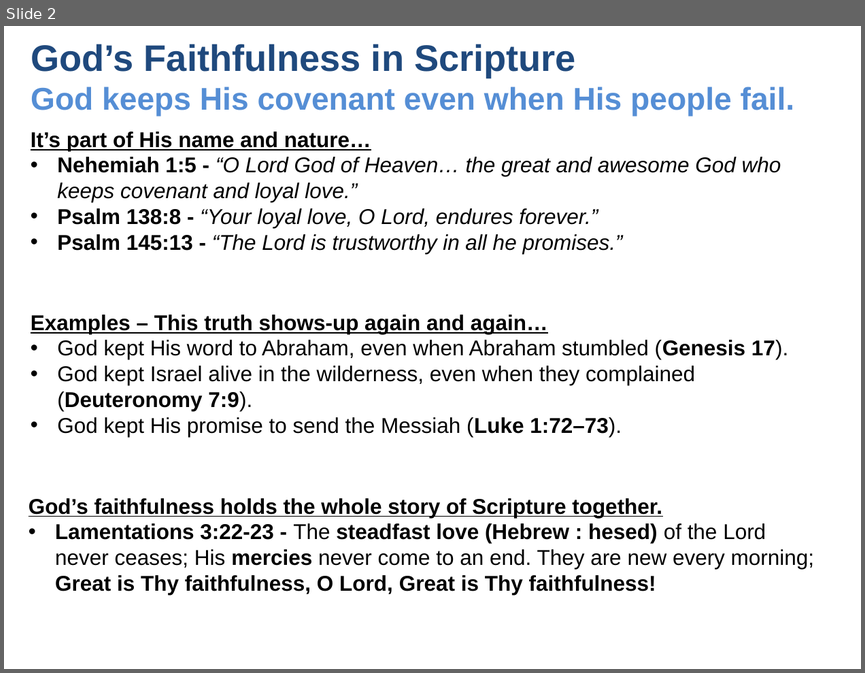
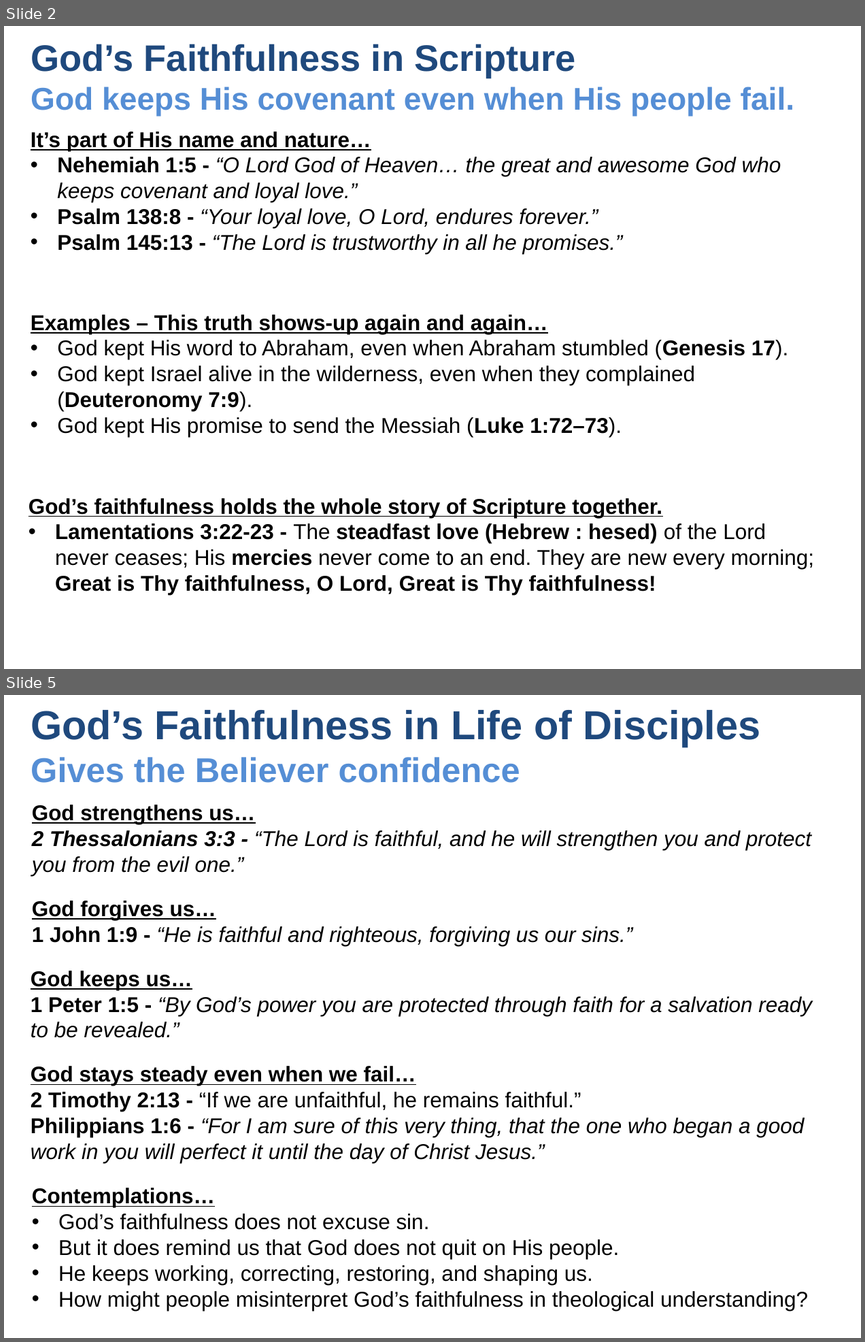
Before and after one commit to UsefulEngines/EvangelismPublic, a slide deck: 2025-Q4/Promises10/2025-12-14-Promises10.pptx. Shown one above the other, each under a label of ours: slide 2 before the commit, slides 2 and 5 after it; the slides between them are not shown. The pictures are 865x673 and 865x1342 pixels, drawn with LibreOffice and Linux fonts; fonts in the diff are those of the drawing. Boxes give left, top, right and bottom in pixels: in the first picture for what was removed or moved away, otherwise in the second. Text is boxed around its words. In the diff, an @@ line names an element or a change of style, - is before the commit and + after.

```diff
--- a/2025-Q4/Promises10/2025-12-14-Promises10.pptx
+++ b/2025-Q4/Promises10/2025-12-14-Promises10.pptx
@@ slide 5 added at (4, 695, 861, 1338), background #FFFFFF @@
@@ text added at (31, 710, 761, 783), 34 pt, text #1F497D, bold @@
+God’s Faithfulness in Life of Disciples
+Gives the Believer confidence
@@ text added at (32, 804, 811, 876), 18 pt, text #000000, italic @@
+God strengthens us…
+2 Thessalonians 3:3 - “The Lord is faithful, and he will strengthen you and protect you from the evil one.”
@@ text added at (32, 900, 632, 946), 18 pt, text #000000, italic @@
+God forgives us…
+1 John 1:9 - “He is faithful and righteous, forgiving us our sins.”
@@ text added at (31, 970, 812, 1038), 18 pt, text #000000, italic @@
+God keeps us…
+1 Peter 1:5 - “By God’s power you are protected through faith for a salvation ready to be revealed.”
@@ text added at (31, 1066, 804, 1163), 18 pt, text #000000, italic @@
+God stays steady even when we fail…
+2 Timothy 2:13 - “If we are unfaithful, he remains faithful.”
+Philippians 1:6 - “For I am sure of this very thing, that the one who began a good work in you will perfect it until the day of Christ Jesus.”
@@ text added at (32, 1187, 808, 1310), 18 pt, text #000000 @@
+Contemplations…
+• God’s faithfulness does not excuse sin.
+• But it does remind us that God does not quit on His people.
+• He keeps working, correcting, restoring, and shaping us.
+• How might people misinterpret God’s faithfulness in theological understanding?
```
Also in this commit, not shown: 2 slides changed, 4 slides removed, 2 other files.
